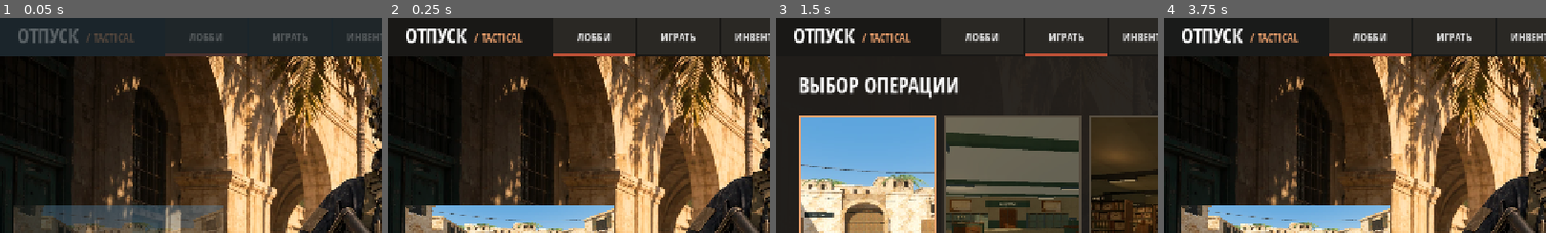
Above: before the commit, frames 1-4 (left to right).
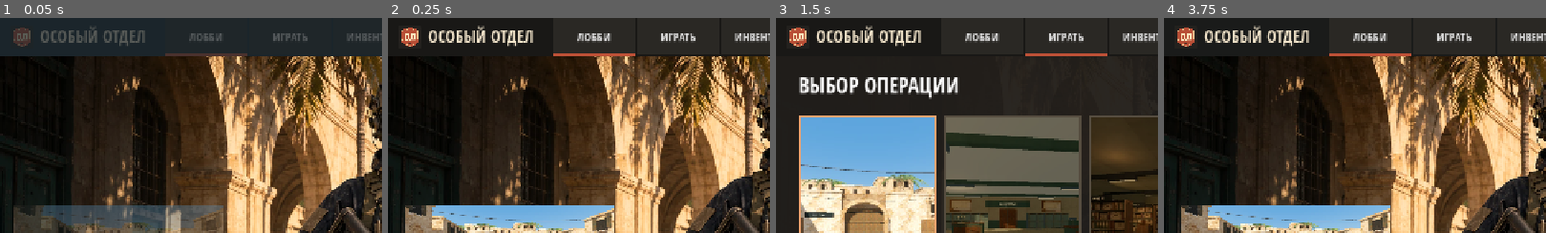
Above: after the commit, the same moments.

Repository: gemini13334-beep/---
Game: Godot game, scene res://scenes/main.tscn
Two runs of this game, one before a commit and one after it. Both use one fixed random seed, a clock stepped at 60 frames per second and the inputs below.
Inputs:
- Up to frame 1 (0.05 s): no input
- Up to frame 2 (0.25 s): no input
- Up to frame 3 (1.5 s): click "ЛОББИ" at 0.5 s; click "ИГРАТЬ" at 1.25 s
- Up to frame 4 (3.75 s): click "ИГРАТЬ" at 2 s; click "НАЧАТЬ ›" at 2.75 s; click "МЕНЮ" at 3.5 s
The pictures show only the part of the screen within x 0-50%, y 0-50%; the shares and areas given below are measured in that part.

The runs differ from the first frame. In frame 1, 1.4% of the frame differs, in the area x 3-38%, y 4-14%; in frame 2, 1.9%, in the area x 3-38%, y 3-14%; in frame 3, 1.9%; in frame 4, 1.9%.

Commit message:
Rename the game to Особый отдел and retain existing player profiles

Diff:
--- a/godot/icon.svg
+++ b/godot/icon.svg
@@ -1 +1,10 @@
-<svg xmlns="http://www.w3.org/2000/svg" width="256" height="256" viewBox="0 0 256 256"><rect width="256" height="256" rx="48" fill="#101e2c"/><path d="M35 172L94 55h37L72 172z" fill="#28d8d0"/><path d="M112 172l59-117h37l-59 117z" fill="#f3b75e"/><path d="M55 194h146" stroke="#edf5ff" stroke-width="10" stroke-linecap="round"/></svg>
+<svg xmlns="http://www.w3.org/2000/svg" width="256" height="256" viewBox="0 0 256 256">
+  <rect width="256" height="256" rx="44" fill="#23211e"/>
+  <path d="M128 19 225 54v86c0 43-41 77-97 101-56-24-97-58-97-101V54z" fill="#b84e35"/>
+  <path d="M128 33 212 63v77c0 34-34 65-84 87-50-22-84-53-84-87V63z" fill="none" stroke="#e7bb89" stroke-width="4"/>
+  <g fill="#fae6bd" fill-rule="evenodd">
+    <path d="M65 98 78 82h35l11 14v49l-13 16H76l-11-14zm17 6v36l5 5h15l5-6v-36l-5-5H87z"/>
+    <path d="M146 82h37v62h9v29h-13v-13h-40v13h-13v-29h7zm12 16-9 46h17V98z"/>
+  </g>
+  <path d="M100 185h56l-28 18z" fill="#382b24"/>
+</svg>
--- a/godot/project.godot
+++ b/godot/project.godot
@@ -1,9 +1,16 @@
 ; Engine configuration file.
-; OТPУCK / TACTICAL — Android Godot 4
+; ОСОБЫЙ ОТДЕЛ — Android Godot 4
 config_version=5
 
 [application]
-config/name="ОТПУСК / TACTICAL"
+config/name="ОСОБЫЙ ОТДЕЛ"
+; Keep desktop profiles from builds distributed before the title change.
+config/use_custom_user_dir.linux=true
+config/use_custom_user_dir.windows=true
+config/use_custom_user_dir.macos=true
+config/custom_user_dir_name.linux="godot/app_userdata/ОТПУСК - TACTICAL"
+config/custom_user_dir_name.windows="Godot/app_userdata/ОТПУСК - TACTICAL"
+config/custom_user_dir_name.macos="Godot/app_userdata/ОТПУСК - TACTICAL"
 config/icon="res://icon.svg"
 run/main_scene="res://scenes/main.tscn"
 config/features=PackedStringArray("4.5", "GL Compatibility")
--- a/godot/scripts/briefing.gd
+++ b/godot/scripts/briefing.gd
@@ -87,8 +87,14 @@
 
 func chrome(active:String)->void:
  panel(Vector2.ZERO,Vector2(1280,64),Color("#191816fa"))
- caption("ОТПУСК",Vector2(29,5),34)
- caption("/ TACTICAL",Vector2(144,19),19,GOLD)
+ var insignia:=TextureRect.new()
+ insignia.texture=preload("res://icon.svg")
+ insignia.expand_mode=TextureRect.EXPAND_IGNORE_SIZE
+ insignia.position=Vector2(17,12)
+ insignia.size=Vector2(40,40)
+ insignia.mouse_filter=Control.MOUSE_FILTER_IGNORE
+ add_child(insignia)
+ caption(Story.TITLE,Vector2(67,11),28,PAPER)
  var tabs:=["ЛОББИ","ИГРАТЬ","ИНВЕНТАРЬ","СНАРЯЖЕНИЕ","МАГАЗИН","ПРОФИЛЬ","НАСТРОЙКИ"]
  for i in tabs.size():
   var key:String=tabs[i]
--- a/godot/scripts/story.gd
+++ b/godot/scripts/story.gd
@@ -1,7 +1,7 @@
 extends RefCounted
 class_name VacationStory
 
-const TITLE := "ОТПУСК / TACTICAL"
+const TITLE := "ОСОБЫЙ ОТДЕЛ"
 const DEADLINE := "ДО НОВОГО ГОДА"
 const INTRO := "Ты должен получить отпуск до Нового года. Но вместо подписи на рапорте тебя ждут бесконечные кабинеты, военные зомби-клерки и приказы, которых никто не понимает."
 const BASE := "КОМОРКА: личное дело, подготовка к вылазкам и прокачка навыков."
Not shown, changed: godot/assets/patrol/CREDITS.txt
Not shown, changed: godot/export_presets.cfg
